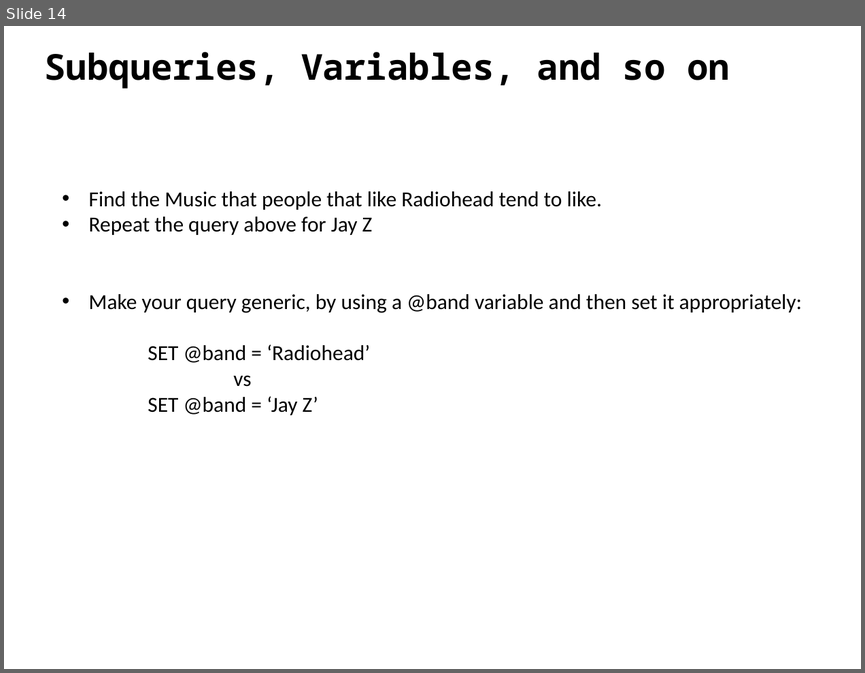
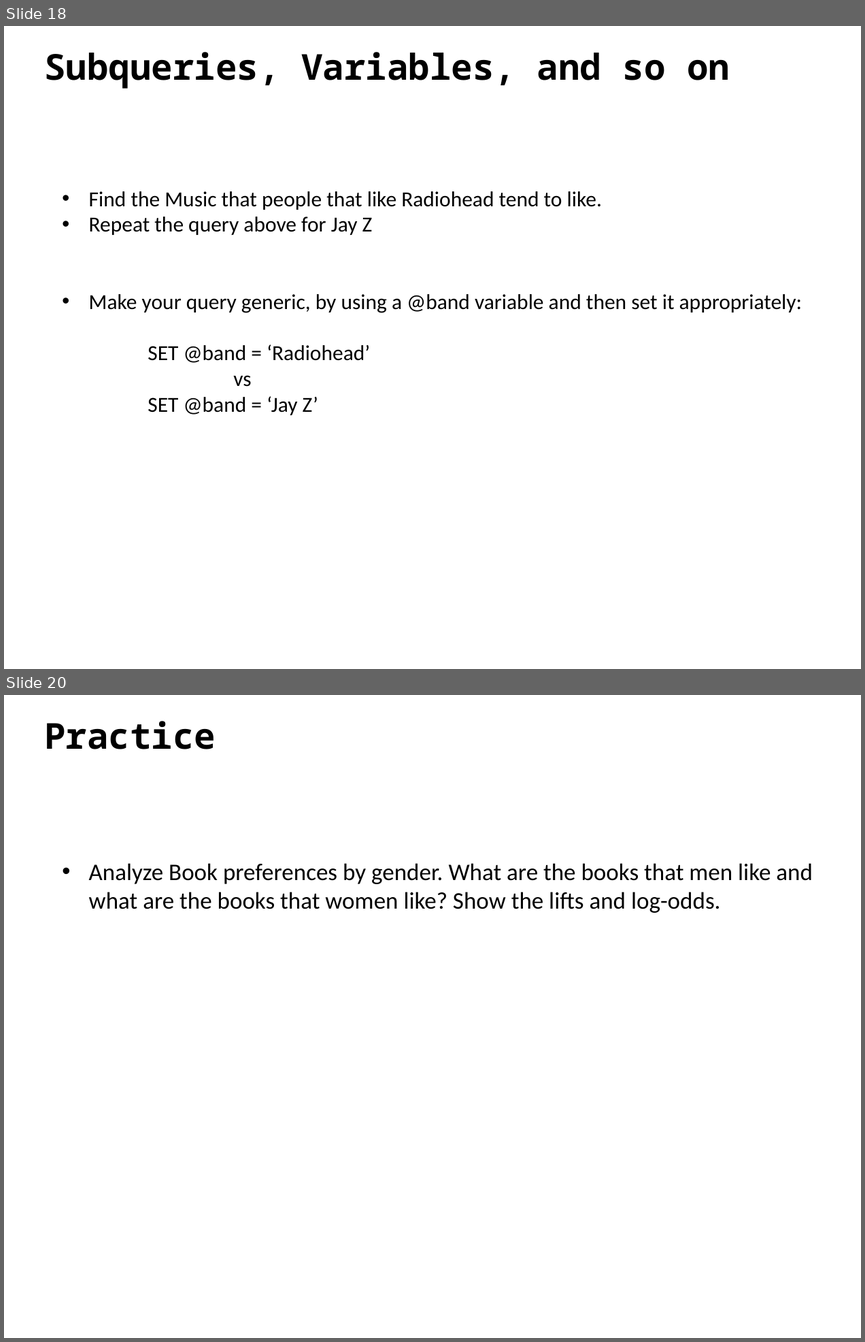
Before and after one commit to ipeirotis/introduction-to-databases, a slide deck: session6/F-SQL_Subqueries.pptx. Shown one above the other, each under a label of ours: slide 14 before the commit, slides 18 and 20 after it; the slides between them are not shown. The pictures are 865x673 and 865x1342 pixels, drawn with LibreOffice and Linux fonts; fonts in the diff are those of the drawing. Boxes give left, top, right and bottom in pixels: in the first picture for what was removed or moved away, otherwise in the second. Text is boxed around its words. In the diff, an @@ line names an element or a change of style, - is before the commit and + after.

```diff
--- a/session6/F-SQL_Subqueries.pptx
+++ b/session6/F-SQL_Subqueries.pptx
@@ slide 20 added at (4, 695, 861, 1338), background #FFFFFF @@
@@ text added at (44, 721, 215, 749), 30 pt, text #000000, bold @@
+Practice
@@ text added at (89, 863, 813, 913), 20 pt, text #000000 @@
+• Analyze Book preferences by gender. What are the books that men like and what are the books that women like? Show the lifts and log-odds.
@@ what was slide 14 is now slide 18 @@
```
Also in this commit, not shown: 5 slides changed, 6 other slides added, 4 slides removed.
